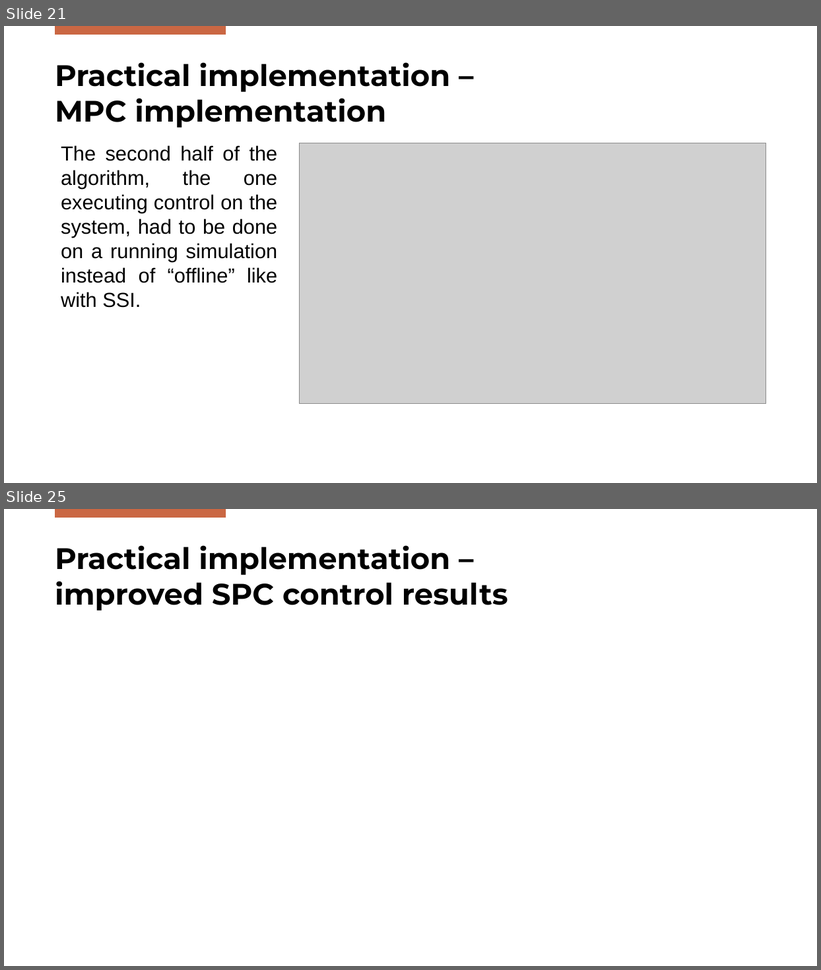
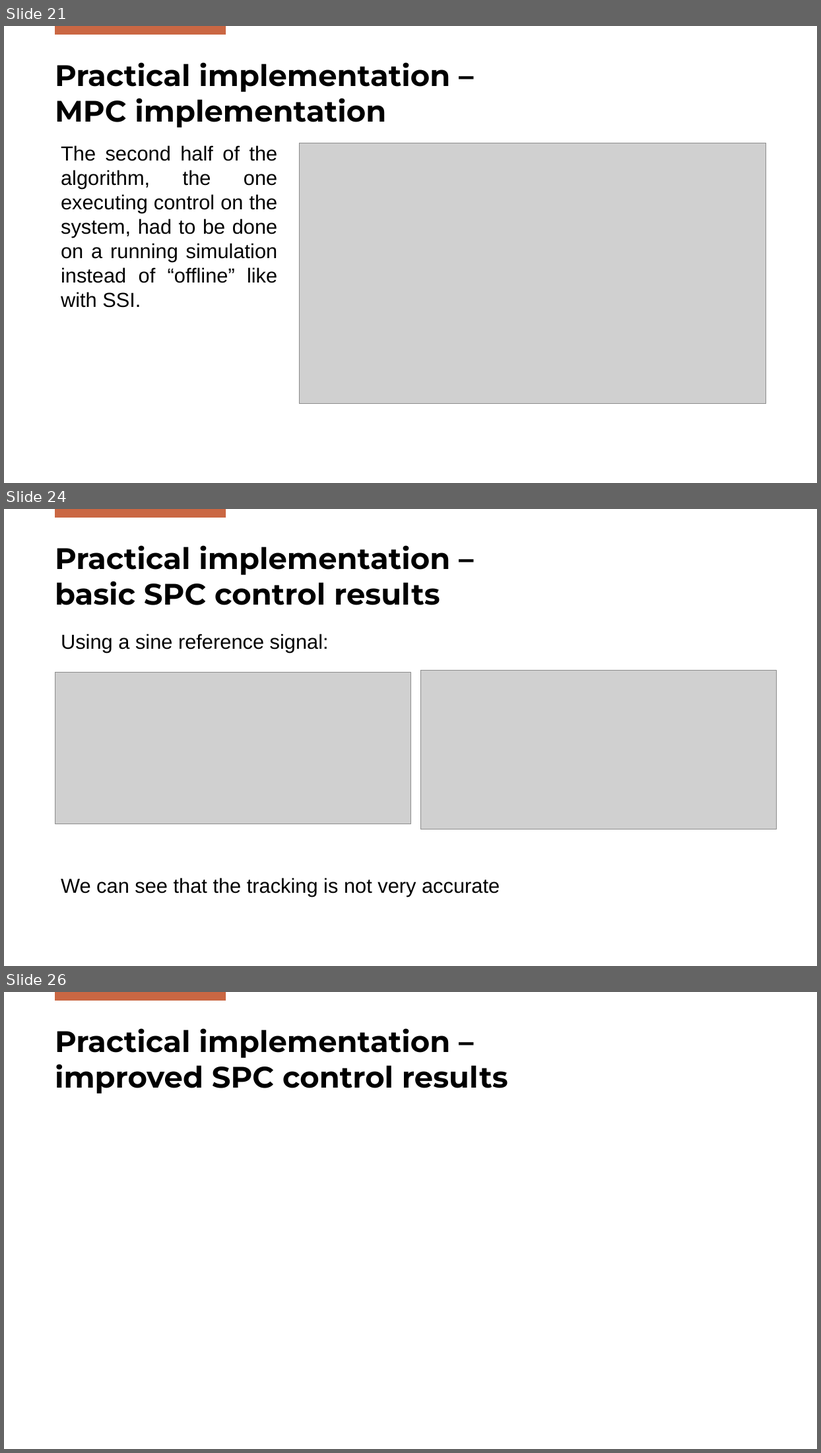
Before and after one commit to Gabriele-Mazzoleni/Progetto_ALES_aa_2025_2026, a slide deck: SPC_Presentation.pptx. Shown one above the other, each under a label of ours: slides 21 and 25 before the commit, slides 21, 24 and 26 after it; the slides between them are not shown. The pictures are 821x970 and 821x1453 pixels, drawn with LibreOffice and Linux fonts; fonts in the diff are those of the drawing; grey boxes stand for pictures; background and template pictures are left out. Boxes give left, top, right and bottom in pixels: in the first picture for what was removed or moved away, otherwise in the second. Text is boxed around its words. In the diff, an @@ line names an element or a change of style, - is before the commit and + after.

```diff
--- a/SPC_Presentation.pptx
+++ b/SPC_Presentation.pptx
@@ slide 24 added at [4, 509, 817, 966], background #FFFFFF; not listed: 1 template element that a slide beside it also shows @@
@@ title added at [55, 545, 450, 605], 35 pt, text #000000, bold @@
+Practical implementation –
+basic SPC control results
@@ text added at [61, 634, 500, 896], 24 pt, text #000000 @@
+Using a sine reference signal:
+We can see that the tracking is not very accurate
@@ picture added at [55, 673, 411, 824] @@
@@ picture added at [420, 671, 776, 829] @@
@@ what was slide 25 is now slide 26 @@
```
Also in this commit, not shown: 3 slides changed, 11 other files.
